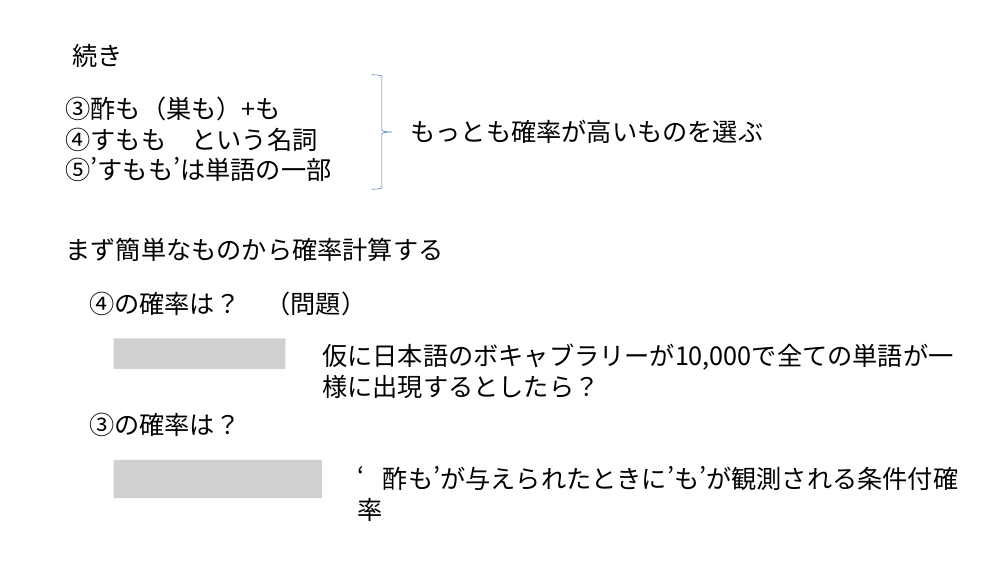
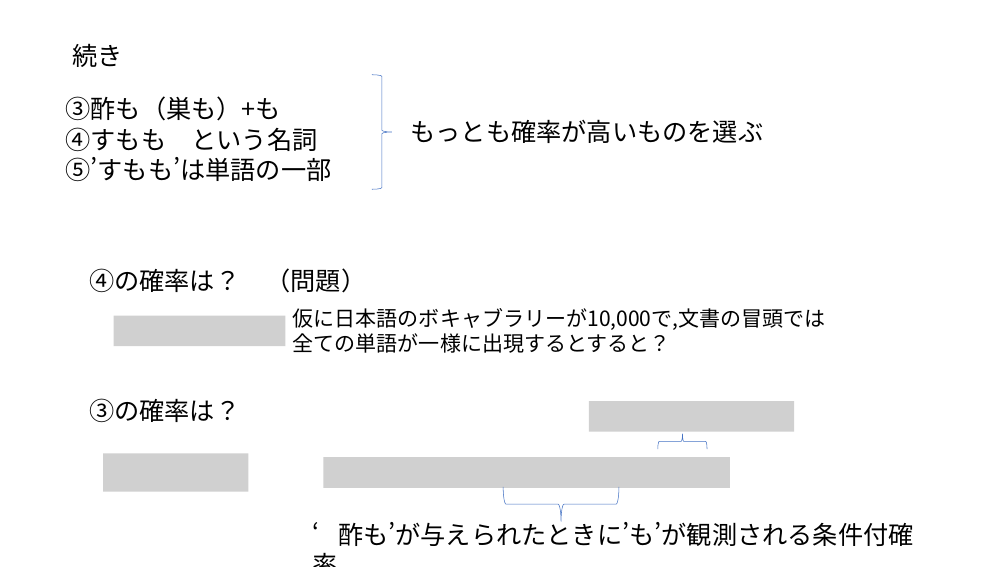
Before and after one commit to ueharaLab/NLP_2-tokenizer, a slide deck: slide 10 of textmining2 tokenizer.pptx. Drawn at 1008x567 pixels with LibreOffice and Linux fonts; fonts in the diff are those of the drawing; grey boxes stand for pictures. Boxes give left, top, right and bottom in pixels: in the first picture for what was removed or moved away, otherwise in the second. Text is boxed around its words. In the diff, an @@ line names an element or a change of style, - is before the commit and + after.

```diff
--- a/textmining2 tokenizer.pptx
+++ b/textmining2 tokenizer.pptx
@@ text removed at bbox=[66, 237, 444, 261] @@
-まず簡単なものから確率計算する
@@ text "④の確率は？ （問題）": place and size @@
-text "④の確率は？ （問題）" at bbox=[89, 291, 367, 316]
+text "④の確率は？ （問題）" at bbox=[89, 268, 367, 293]
@@ picture added at bbox=[113, 316, 285, 346] @@
@@ text at bbox=[293, 308, 826, 353]: text changed; size 24 to 20 pt @@
-仮に日本語のボキャブラリーが10,000で全ての単語が一様に出現するとしたら？
+仮に日本語のボキャブラリーが10,000で,文書の冒頭では全ての単語が一様に出現するとすると？
@@ picture removed at bbox=[113, 339, 285, 369] @@
@@ text "③の確率は？": place and size @@
-text "③の確率は？" at bbox=[89, 412, 240, 436]
+text "③の確率は？" at bbox=[89, 398, 240, 422]
@@ picture added at bbox=[589, 402, 794, 432] @@
@@ left brace added at bbox=[658, 434, 707, 449], outline #4472C4 0.5 pt @@
@@ picture added at bbox=[103, 454, 248, 492] @@
@@ picture removed at bbox=[113, 460, 321, 498] @@
@@ picture added at bbox=[324, 457, 730, 488] @@
@@ left brace added at bbox=[503, 487, 619, 521], outline #4472C4 0.5 pt @@
@@ text "‘酢も’が与えられたときに’も’が観測される条件付確率" rewrapped from bbox=[383, 466, 959, 490] to bbox=[338, 518, 914, 546] @@
```
Also in this commit, not shown: 6 other slides changed, 4 slides added, 1 slide removed, 4 other files.
